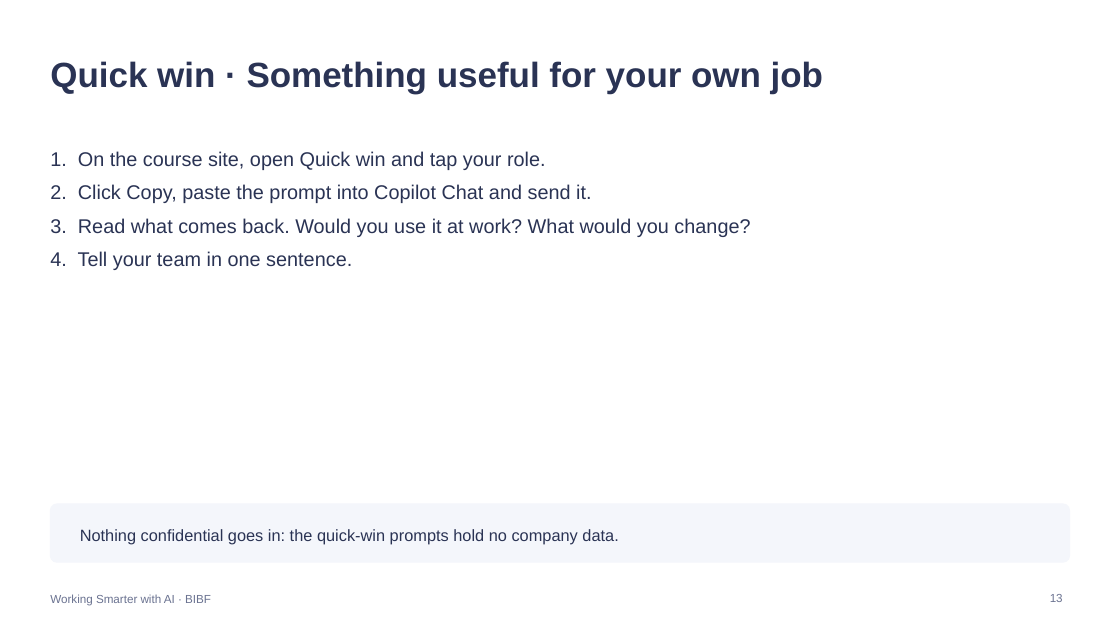
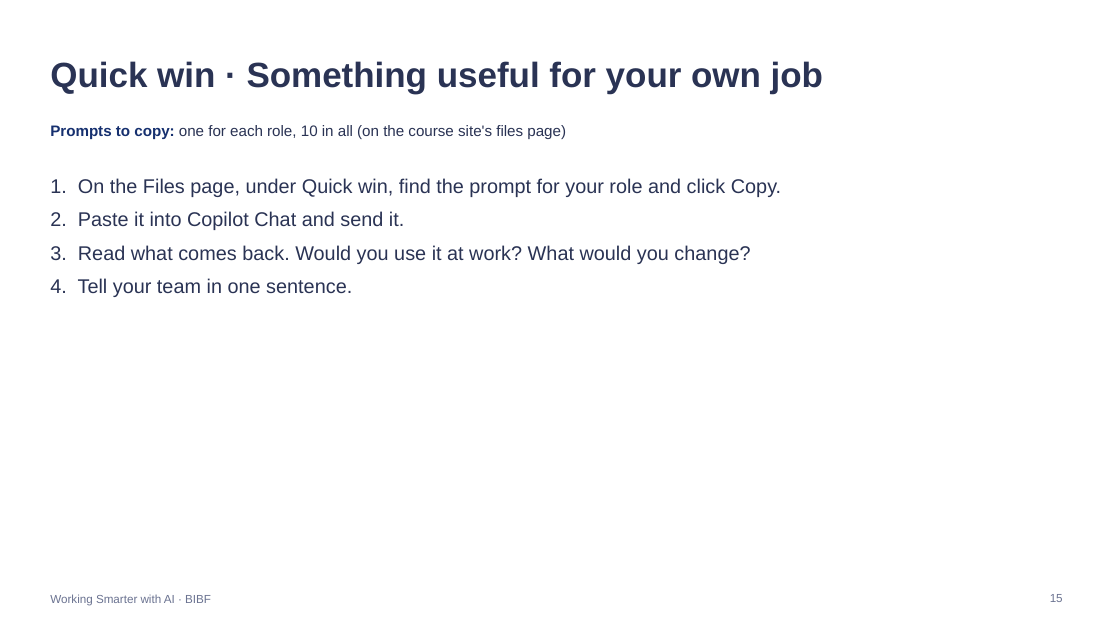
Before and after one commit to Iced377/bibf-arla, a slide deck: slide 15 of outputs/BIBF-Arla-Facilitator.pptx (slide 13 before the commit). Drawn at 1120x630 pixels with LibreOffice and Linux fonts; fonts in the diff are those of the drawing. Boxes give left, top, right and bottom in pixels: in the first picture for what was removed or moved away, otherwise in the second. Text is boxed around its words. In the diff, an @@ line names an element or a change of style, - is before the commit and + after.

```diff
--- a/outputs/BIBF-Arla-Facilitator.pptx
+++ b/outputs/BIBF-Arla-Facilitator.pptx
@@ text added at [50, 125, 566, 139], 13 pt, text #2A3354 @@
+Prompts to copy: one for each role, 10 in all (on the course site's files page)
@@ text at [50, 178, 781, 230]: text changed @@
-1. On the course site, open Quick win and tap your role.
-2. Click Copy, paste the prompt into Copilot Chat and send it.
+1. On the Files page, under Quick win, find the prompt for your role and click Copy.
+2. Paste it into Copilot Chat and send it.
@@ text "1. On the Files page, ...": place and size @@
-text "1. On the Files page, ..." at [50, 151, 750, 270]
+text "1. On the Files page, ..." at [50, 178, 781, 297]
@@ rounded rectangle removed at [50, 504, 1070, 562] @@
@@ text removed at [80, 529, 618, 545] @@
-Nothing confidential goes in: the quick-win prompts hold no company data.
@@ page number at [1050, 594, 1063, 602]: text changed @@
-13
+15
```
Also in this commit, not shown: 15 other slides changed, 10 slides added, 15 other files.
